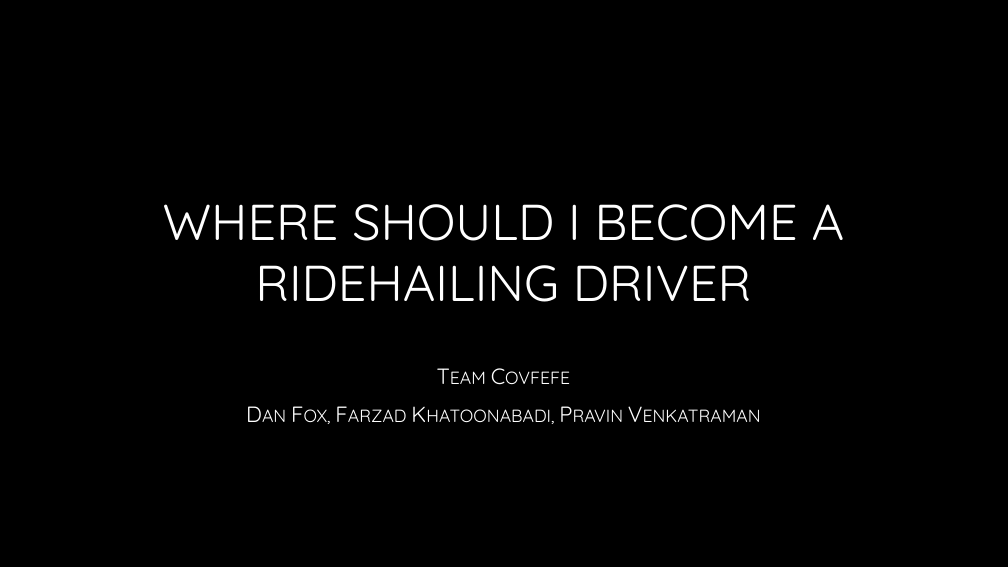
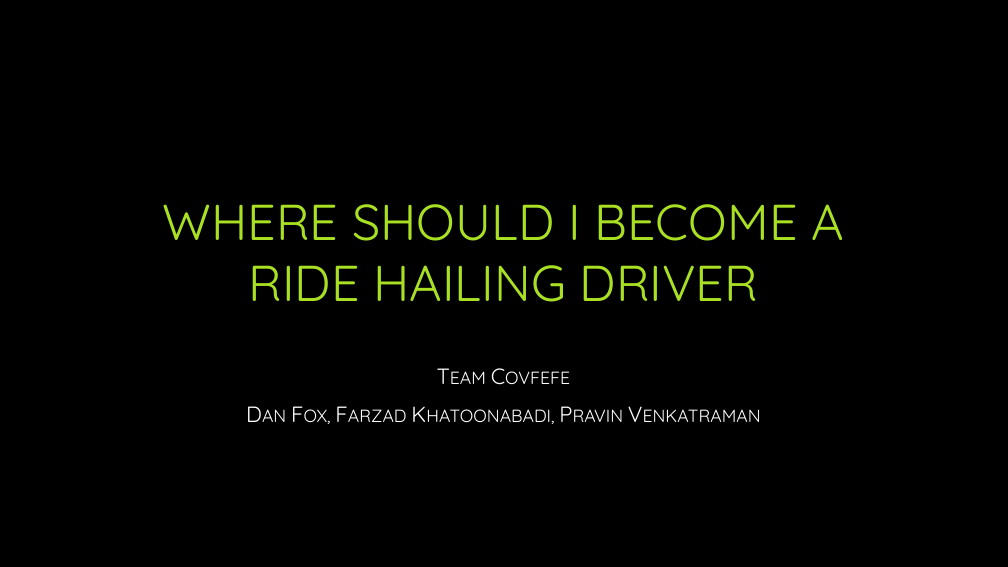
Before and after one commit to df-danfox/Data_Viz_Project, a slide deck: slide 1 of Project 1.pptx. Drawn at 1008x567 pixels with LibreOffice and Linux fonts; fonts in the diff are those of the drawing; background and template pictures are left out. Boxes give left, top, right and bottom in pixels: in the first picture for what was removed or moved away, otherwise in the second. Text is boxed around its words. In the diff, an @@ line names an element or a change of style, - is before the commit and + after.

```diff
--- a/Project 1.pptx
+++ b/Project 1.pptx
@@ title at bbox=[163, 204, 845, 302]: text changed; text colour gradient #FFFFFF to #A6A6A6 to #A9E023 @@
-WHERE SHOULD I BECOME A RIDEHAILING DRIVER
+WHERE SHOULD I BECOME A RIDE HAILING DRIVER
```
Also in this commit, not shown: 2 other slides changed, 7 slides added, 5 slides removed, 6 other files.
